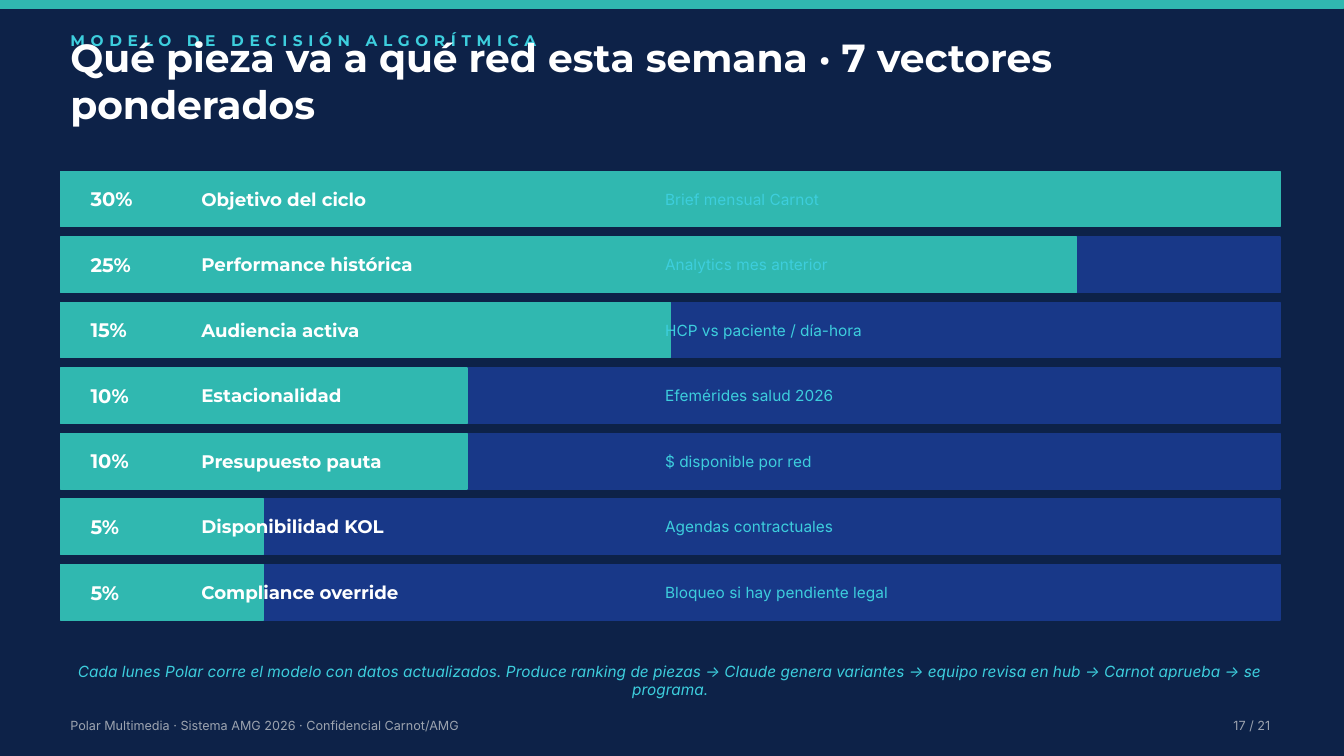
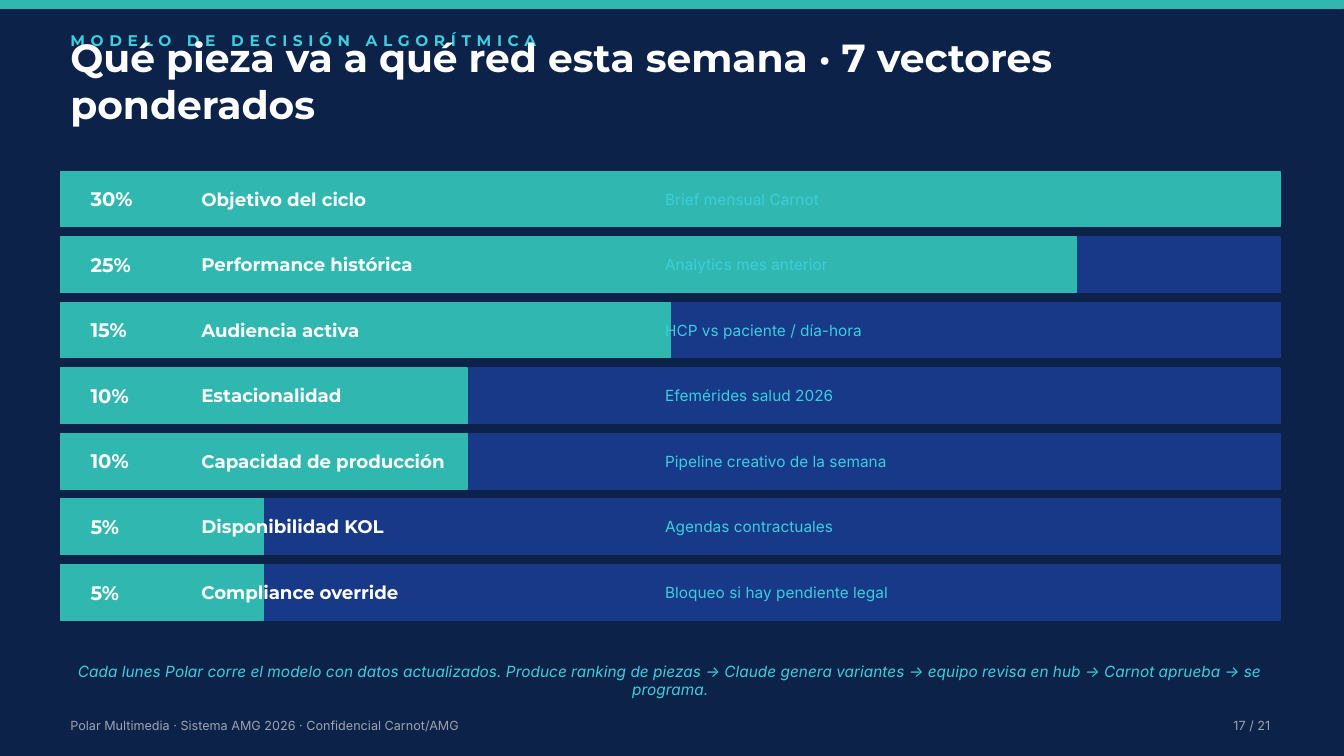
Before and after one commit to polar-multimedia/amg-pylori-hub, a slide deck: slide 17 of Pitch_Ejecutivo_AMG_2026.pptx. Drawn at 1344x756 pixels with LibreOffice and Linux fonts; fonts in the diff are those of the drawing. Boxes give left, top, right and bottom in pixels: in the first picture for what was removed or moved away, otherwise in the second. Text is boxed around its words. In the diff, an @@ line names an element or a change of style, - is before the commit and + after.

```diff
--- a/Pitch_Ejecutivo_AMG_2026.pptx
+++ b/Pitch_Ejecutivo_AMG_2026.pptx
@@ text at (201,453,444,472): text changed @@
-Presupuesto pauta
+Capacidad de producción
@@ text at (665,455,886,470): text changed @@
-$ disponible por red
+Pipeline creativo de la semana
```
Also in this commit, not shown: 8 other slides changed, 1 slide added, 1 slide removed, 1 other file.
